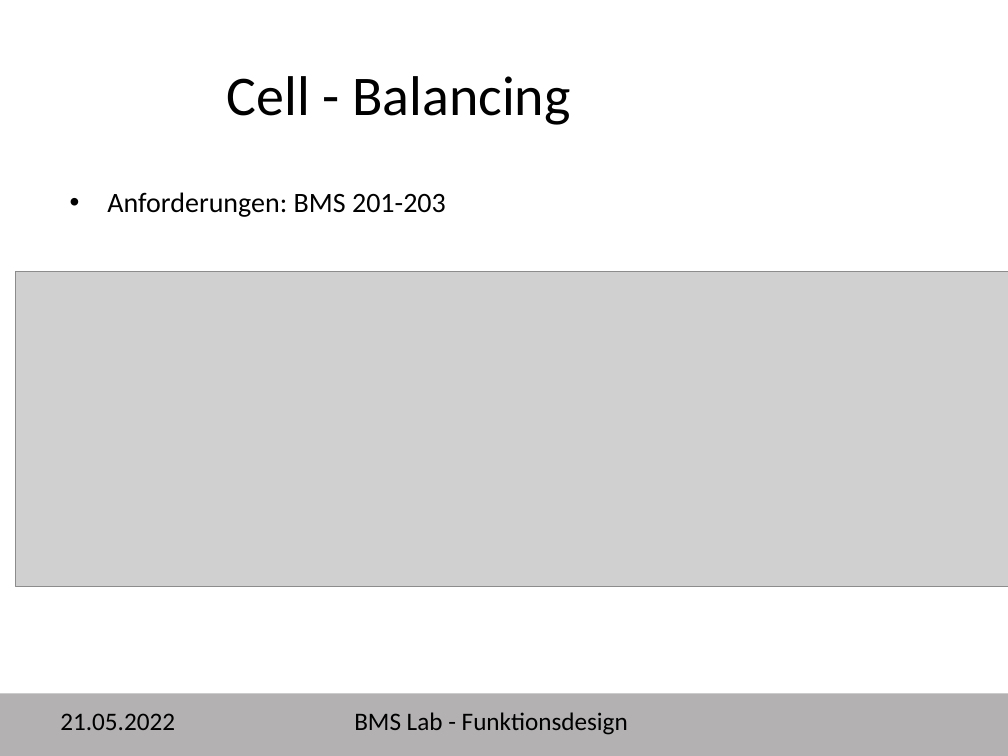
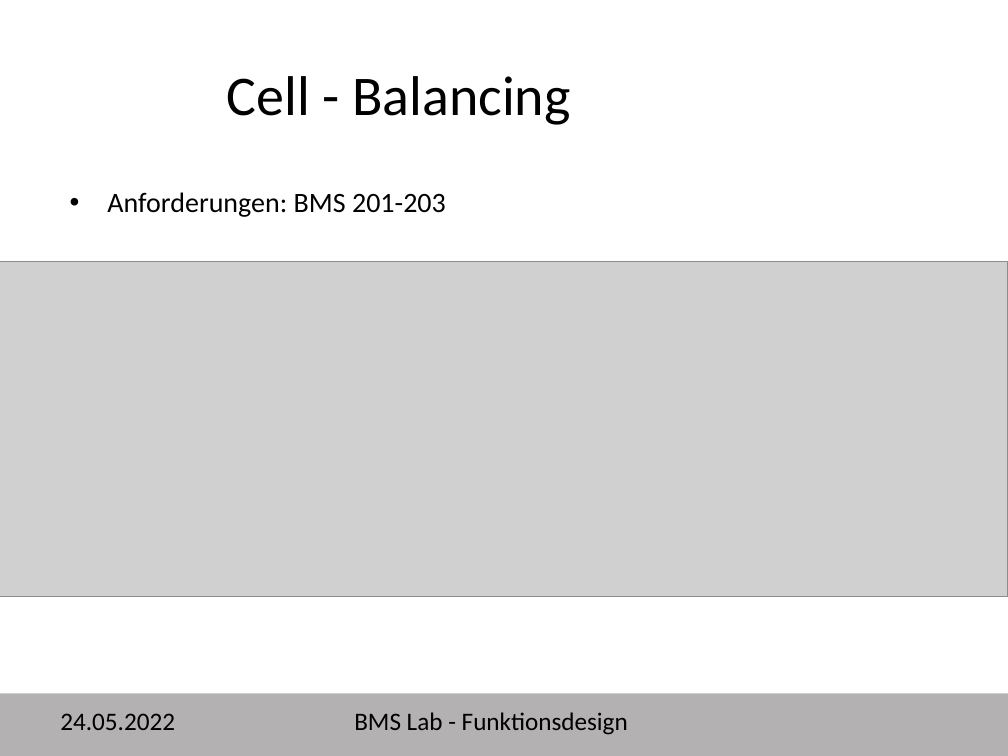
Before and after one commit to davju/bms_lab, a slide deck: slide 8 of BMS_Lab_Funktionsdesign und Implementierung.pptx. Drawn at 1008x756 pixels with LibreOffice and Linux fonts; fonts in the diff are those of the drawing; grey boxes stand for pictures; background and template pictures are left out. Boxes give left, top, right and bottom in pixels: in the first picture for what was removed or moved away, otherwise in the second. Text is boxed around its words. In the diff, an @@ line names an element or a change of style, - is before the commit and + after.

```diff
--- a/BMS_Lab_Funktionsdesign und Implementierung.pptx
+++ b/BMS_Lab_Funktionsdesign und Implementierung.pptx
@@ picture: place and size @@
-picture at (15,271,1008,587)
+picture at (0,261,1008,597)
@@ text at (60,713,175,730): text changed @@
-21.05.2022
+24.05.2022
```
Also in this commit, not shown: 9 other slides changed.
